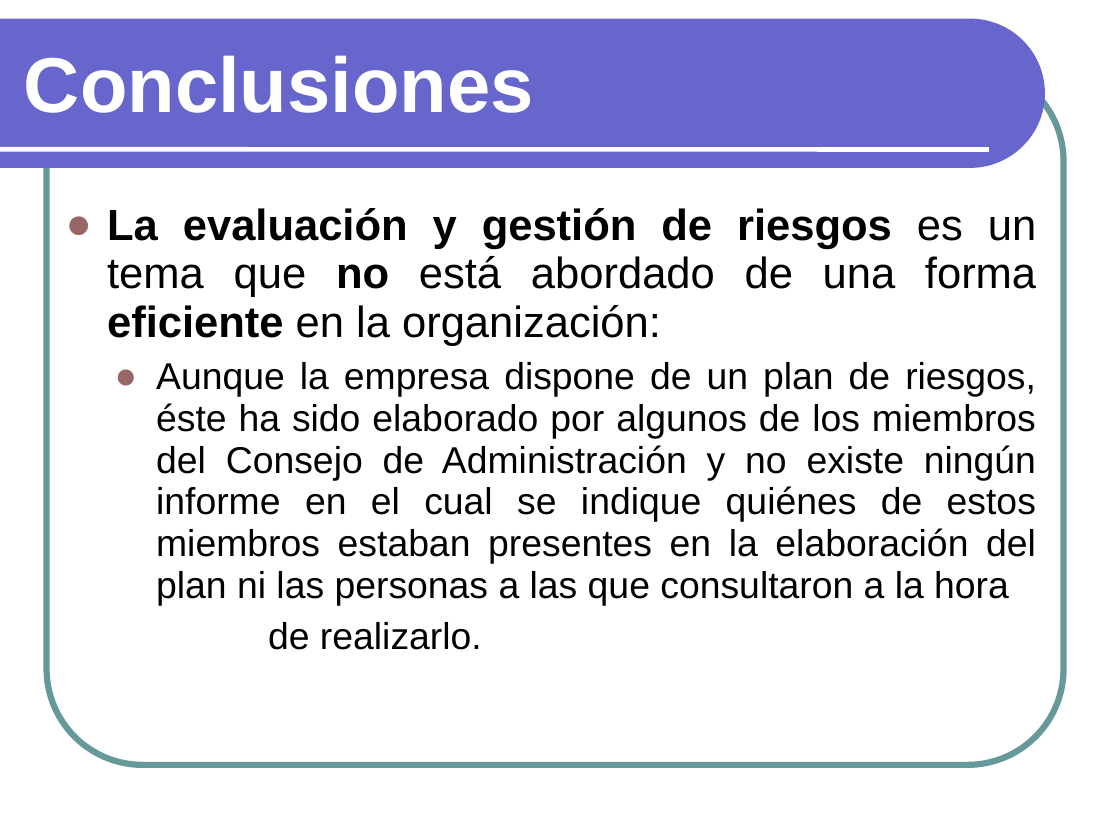
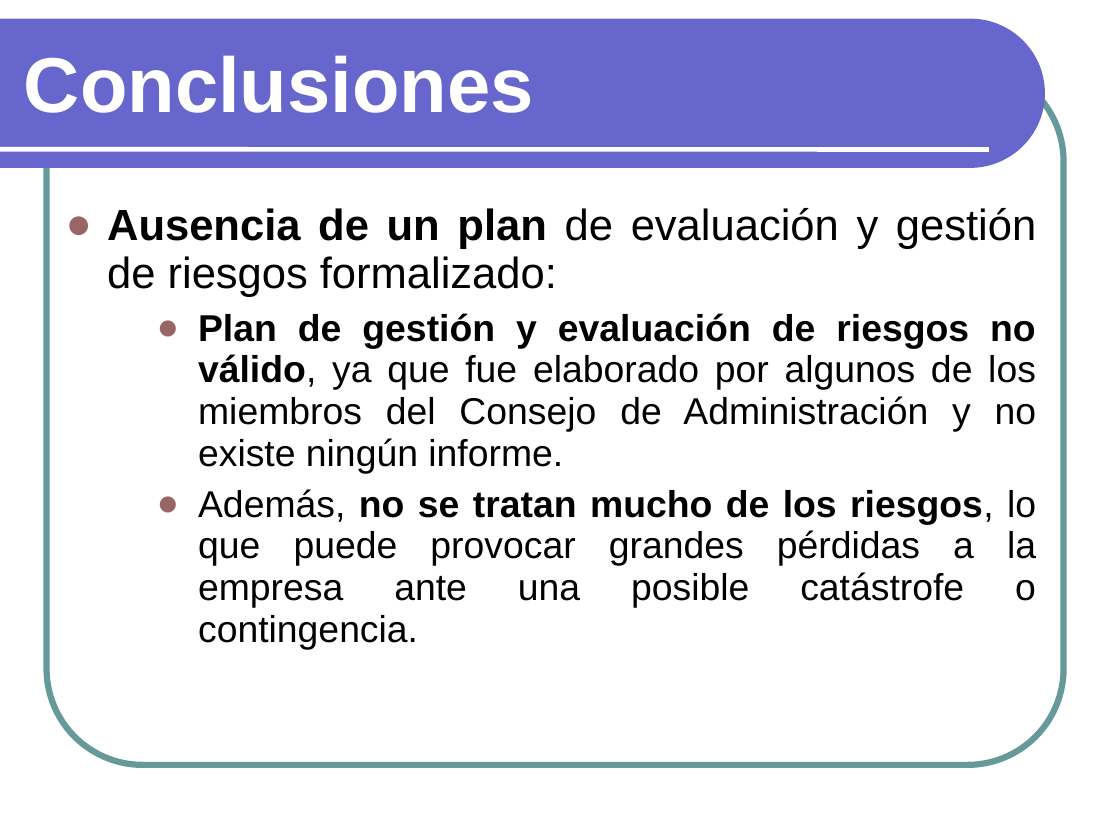
Before and after one commit to txedo/isi-auditoria, a slide deck: slide 25 of auditoria/presentacion/Presentacion.ppt (slide 22 before the commit). Drawn at 1120x840 pixels with LibreOffice and Linux fonts; fonts in the diff are those of the drawing. Boxes give left, top, right and bottom in pixels: in the first picture for what was removed or moved away, otherwise in the second. Text is boxed around its words. In the diff, an @@ line names an element or a change of style, - is before the commit and + after.

```diff
--- a/auditoria/presentacion/Presentacion.ppt
+++ b/auditoria/presentacion/Presentacion.ppt
@@ text at bbox=[107, 208, 1036, 649]: text changed @@
-● La evaluación y gestión de riesgos es un tema que no está abordado de una forma eficiente en la organización:
-  ● Aunque la empresa dispone de un plan de riesgos, éste ha sido elaborado por algunos de los miembros del Consejo de Administración y no existe ningún informe en el cual se indique quiénes de estos miembros estaban presentes en la elaboración del plan ni las personas a las que consultaron a la hora
-  de realizarlo.
+● Ausencia de un plan de evaluación y gestión de riesgos formalizado:
+  ● Plan de gestión y evaluación de riesgos no válido, ya que fue elaborado por algunos de los miembros del Consejo de Administración y no existe ningún informe.
+  ● Además, no se tratan mucho de los riesgos, lo que puede provocar grandes pérdidas a la empresa ante una posible catástrofe o contingencia.
```
Also in this commit, not shown: 6 other slides changed, 7 slides added, 4 slides removed, 1 other file.
